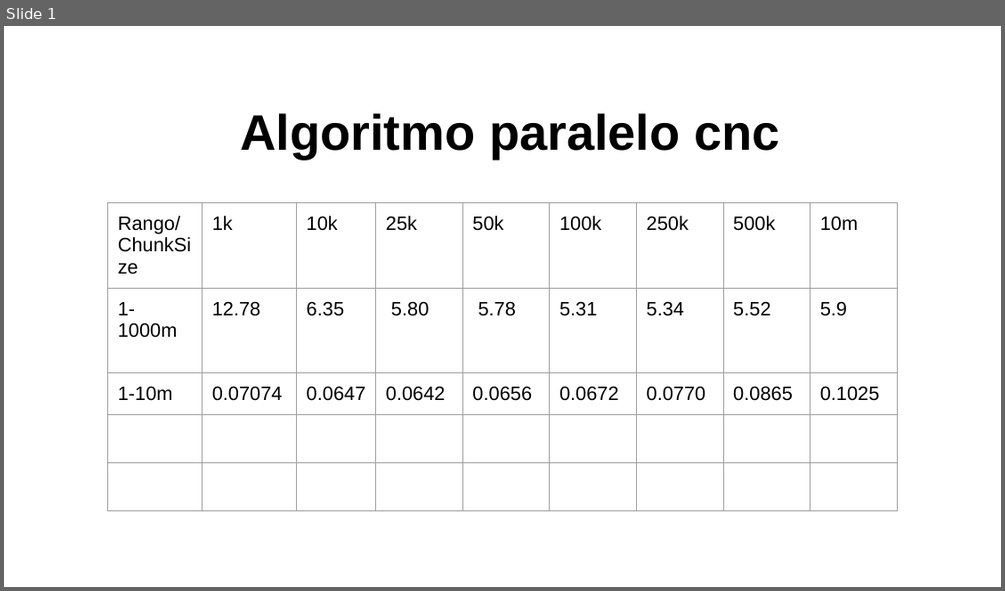
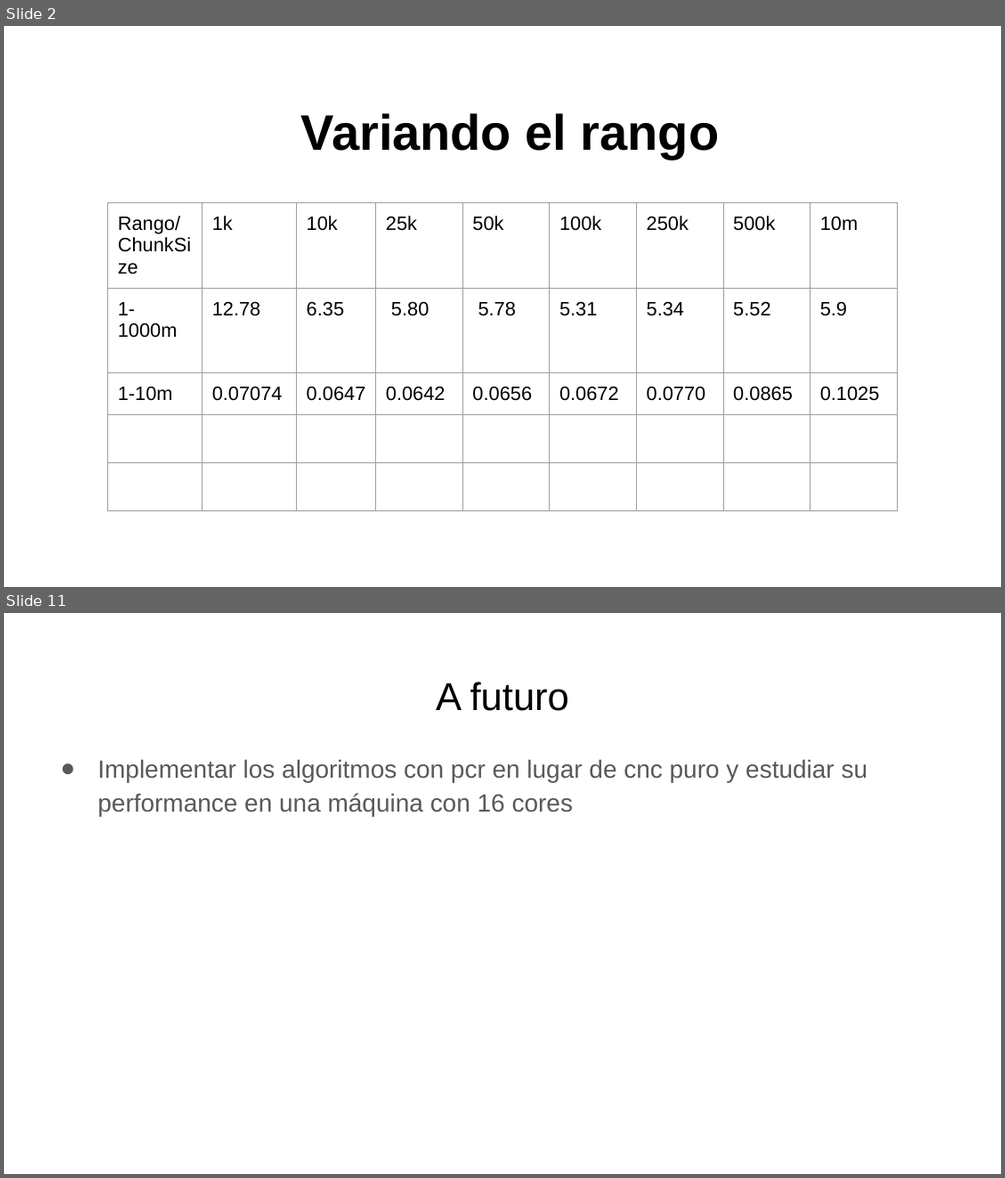
Before and after one commit to juvian/paralela, a slide deck: presentacion/dia2.pptx. Shown one above the other, each under a label of ours: slide 1 before the commit, slides 2 and 11 after it; the slides between them are not shown. The pictures are 1005x591 and 1005x1178 pixels, drawn with LibreOffice and Linux fonts; fonts in the diff are those of the drawing. Boxes give left, top, right and bottom in pixels: in the first picture for what was removed or moved away, otherwise in the second. Text is boxed around its words. In the diff, an @@ line names an element or a change of style, - is before the commit and + after.

```diff
--- a/presentacion/dia2.pptx
+++ b/presentacion/dia2.pptx
@@ slide 11 added at bbox=[4, 613, 1001, 1174], background #FFFFFF @@
@@ title added at bbox=[436, 682, 569, 711], 28 pt, text #000000 @@
+A futuro
@@ text added at bbox=[97, 759, 868, 817], 18 pt, text #595959 @@
+● Implementar los algoritmos con pcr en lugar de cnc puro y estudiar su performance en una máquina con 16 cores
@@ what was slide 1 is now slide 2 @@
@@ slide 2 changed as well @@
@@ text at bbox=[301, 113, 719, 158]: text changed @@
-Algoritmo paralelo cnc
+Variando el rango
```
Also in this commit, not shown: 6 other slides added, 1 other file.
